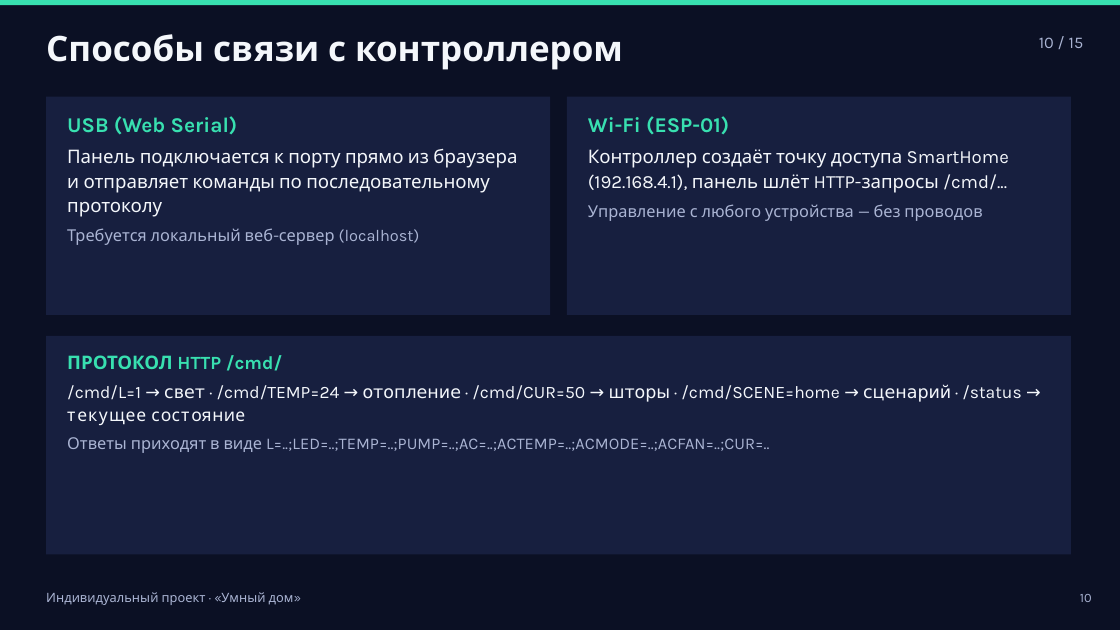
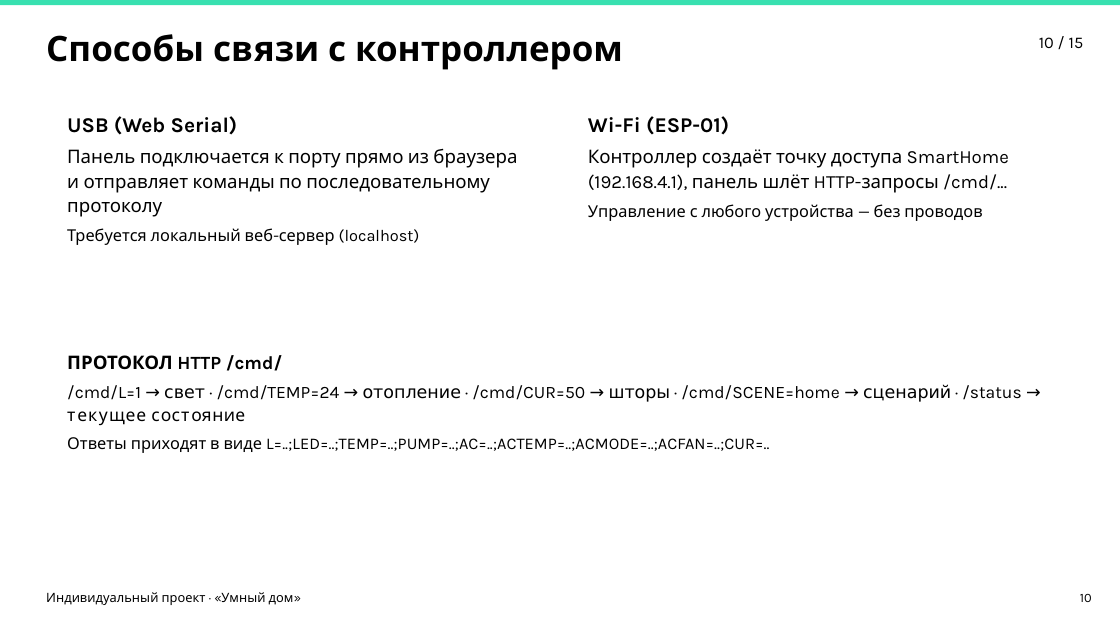
Before and after one commit to belyaevroman31-star/smart_home, a slide deck: slide 10 of Презентация проекта.ppt. Drawn at 1120x630 pixels with LibreOffice and Linux fonts; fonts in the diff are those of the drawing. Boxes give left, top, right and bottom in pixels: in the first picture for what was removed or moved away, otherwise in the second. Text is boxed around its words. In the diff, an @@ line names an element or a change of style, - is before the commit and + after.

```diff
--- a/Презентация проекта.ppt
+++ b/Презентация проекта.ppt
@@ rectangle removed at box(0, 0, 1119, 630) @@
@@ text "Способы связи с контроллером" at box(46, 34, 623, 70): text colour #F4F7FB to #000000 @@
@@ text "USB (Web Serial)" at box(67, 116, 517, 245): text colour #38E0B0 to #000000 in "USB (Web Serial)"; text colour #F4F7FB to #000000 in "Панель подключается к порту прямо из браузера ..."; text colour #AAB4D3 to #000000 in "Требуется локальный веб-сервер (localhost)" @@
@@ text "Wi-Fi (ESP-01)" at box(588, 116, 1009, 221): text colour #38E0B0 to #000000 in "Wi-Fi (ESP-01)"; text colour #F4F7FB to #000000 in "Контроллер создаёт точку доступа SmartHome (192.168.4.1), па ..."; text colour #AAB4D3 to #000000 in "Управление с любого устройства — без проводов" @@
@@ fill #171F3F to #FFFFFF in 3 elements at box(46, 97, 550, 315), box(567, 97, 1070, 315), box(46, 336, 1070, 554) @@
@@ text "ПРОТОКОЛ HTTP /cmd/" at box(67, 355, 1021, 453): text colour #38E0B0 to #000000 in "ПРОТОКОЛ HTTP /cmd/"; text colour #F4F7FB to #000000 in "/cmd/L=1 → свет · /cmd/TEMP=24 → отопление ..."; text colour #AAB4D3 to #000000 in "Ответы приходят в виде L=..;LED=..;TEMP=..;PUMP=..;AC=..;ACT ..." @@
@@ text colour #AAB4D3 to #000000 in 3 elements at box(1039, 37, 1084, 48), box(46, 592, 294, 605), box(1080, 594, 1092, 602) @@
```
Also in this commit, not shown: 14 other slides changed, 1 other file.
